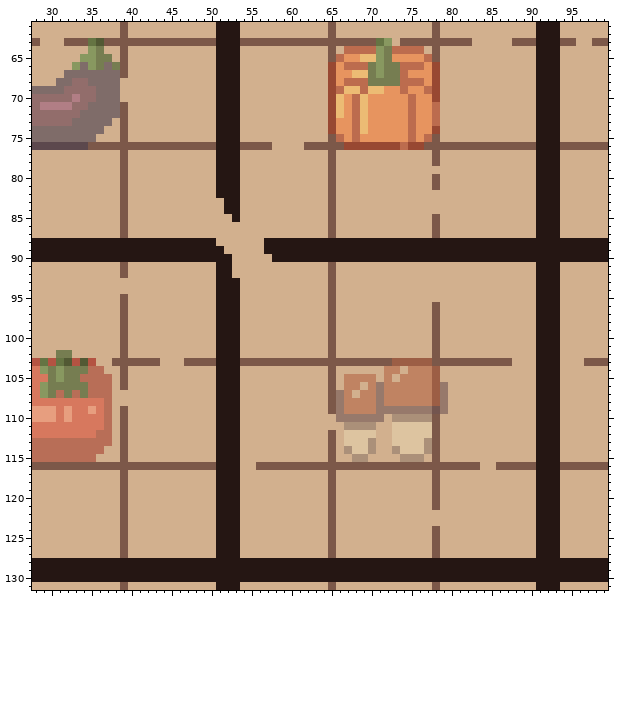
Two states of a pixel-art file, assets/sprites/parchment.aseprite. The picture above is the old version.
155x462 pixels, 1 frame. Shown: x 28..99, y 61..131.
The result:
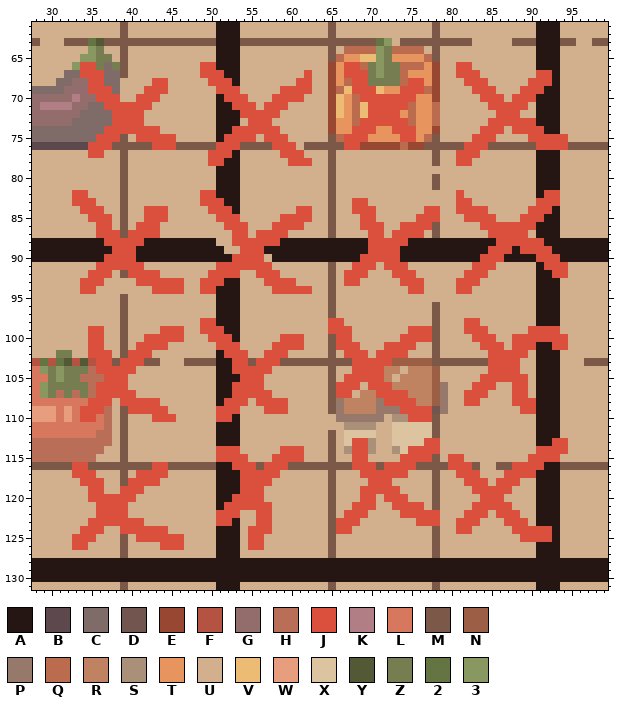
Palette (. is transparent): A #251613  B #5c484d  C #7f6c69  D #73554f  E #984832  F #b45342  G #926d6b  H #b86e57  J #db503d  K #b17e85  L #d7785e  M #7c5849  N #9c5e45  P #97796b  Q #bc6c4e  R #c08362  S #ab9079  T #e7945f  U #d2b08e  V #ecbb74  W #e79e7f  X #ddc4a0  Y #525934  Z #767d51  2 #657443  3 #889860
Difference:
layer "crosses" added
Changed rows in their new state; - is an unchanged pixel.
Layer "crosses":
first column x 34:
 66 JJ-------------JJ----------------JJ------------JJ------------
 67 JJJ------------JJJ----------J----JJJ-----------JJJ-------JJ--
 68 -JJ------JJ-----JJJ--------JJ-----JJ-----JJ-----JJJ-----JJJ--
 69 -JJJ----JJJ------JJJ-----JJJJ-----JJJ---JJJ------JJJ---JJJ---
 70 --JJJ--JJJ--------JJJ---JJJJ-------JJJJJJJ--------JJJ-JJJ----
 71 ---JJJJJJ----------JJJ-JJJ----------JJJJJ----------JJJJJ-----
 72 ----JJJJ------------JJJJJ-----------JJJJ------------JJJ------
 73 ----JJJJ-------------JJJ-----------JJJJJJ----------JJJJJJ----
 74 ---JJJJJJJ---------JJJJJJ---------JJJ--JJJ--------JJJ-JJJJ---
 75 --JJJ--JJJJJ------JJJJ-JJJ-------JJJ----JJ-------JJJ----JJJJJ
 76 -JJJ-----JJJ-----JJJ----JJJ------JJ-------------JJJ------JJJJ
 77 -JJ-------------JJJ------JJJ-------------------JJJ-----------
 78 ----------------JJ--------JJJ------------------JJ------------
first column x 33:
 82 JJ--------------JJ------------------------------J----------JJ-
 83 JJJ-------------JJJ----------------JJ-----------JJ--------JJJ-
 84 -JJJ-----JJJ-----JJJ--------JJ-----JJJ------JJ--JJJJ-----JJJ--
 85 --JJJ----JJJ------JJJ-----JJJJ------JJ-----JJJ---JJJJ---JJJ---
 86 ---JJ---JJJ--------JJJ---JJJJ-------JJJ--JJJJ------JJJJJJJ----
 87 ---JJJ-JJJJ---------JJ-JJJJ----------JJ-JJJJ--------JJJJJ-----
 88 ----JJJJJ-----------JJJJJJ-----------JJJJJ-----------JJJJJJ---
 89 -----JJJ-------------JJJ-------------JJJJ-----------JJJ-JJJJ--
 90 ----JJJJ------------JJJJ------------JJJJJ----------JJJ----JJJ-
 91 ---JJJJJJ---------JJJJJJJ----------JJJ-JJJ--------JJJ------JJJ
 92 --JJJ--JJJJ------JJJJ--JJJ--------JJJ---JJJ------JJJ--------JJ
 93 -JJJ----JJJJJJ--JJJ-----JJJJ------JJ-----JJJ----JJJ-----------
 94 -JJ-------JJJJ--JJ-------JJJJJ------------JJ----JJ------------
first column x 33:
 98 ----------------JJ--------------JJ---------------JJ-----------
 99 --JJ-------JJJ--JJJ-------------JJJ-------JJJ----JJJ-----JJJJ-
100 --JJ-----JJJJJ---JJJ------JJJ----JJ------JJJJ-----JJJ--JJJJJJJ
101 --JJ----JJJJ------JJJ----JJJJ----JJJ---JJJJ--------JJJ-JJJ--JJ
102 --JJJ--JJJ---------JJJ--JJJ-------JJJ-JJJJ----------JJJJJ-----
103 ---JJ-JJJ-----------JJ-JJJ---------JJJJJ------------JJJJ------
104 ---JJJJJ------------JJJJJ----------JJJJ-------------JJJJ------
105 ----JJJ--------------JJJ----------JJJJJ------------JJJJJJ-----
106 ---JJJJ-------------JJJJ---------JJJ-JJJ----------JJJ--JJ-----
107 ---JJJJJ------------JJJJJ--------JJ---JJJJ-------JJJ---JJ-----
108 --JJJ-JJJJJ--------JJJ-JJJJ------------JJJJ------JJ----JJJ----
109 -JJJ---JJJJJ------JJJ---JJJ--------------JJJJ-----------JJ----
110 -JJ-------JJJ-----JJ----------------------JJJ-----------------
113 -----------------------------------JJ-------JJ--------------JJ
114 ------------------JJJ-----JJJ------JJ-----JJJJ------------JJJJ
115 ------------------JJJJ---JJJJ------JJ----JJJJ--JJ--------JJJJ-
116 JJ--------JJ--------JJJ-JJJ--------JJJ-JJJJ----JJJ-----JJJJ---
117 JJJ-----JJJJ---------JJJJJ----------JJJJJJ------JJJ---JJJJ----
118 -JJJ---JJJJ----------JJJJ------------JJJ---------JJJ-JJJ------
119 --JJ--JJJ------------JJJ------------JJJJJ---------JJJJJ-------
120 --JJJJJJ------------JJJJ------------JJ-JJJ---------JJJ--------
121 ---JJJJ------------JJJJJJ----------JJJ--JJJJ------JJJJJ-------
122 ---JJJJ-----------JJJ--JJ---------JJJ----JJJJJ---JJJ-JJJ------
123 --JJJJJJJ---------JJ---JJ--------JJJ-------JJJ--JJJ---JJJ-----
124 -JJJ--JJJJJJ----------JJJ--------JJ-------------JJ-----JJJJJ--
125 JJJ-----JJJJJJ--------JJ--------------------------------JJJJ--
126 JJ---------JJJ--------JJ--------------------------------------
Where, in picture pixels (left, top, right, bottom), the same in both pictures:
changed: (80, 62, 176, 158)
changed: (200, 62, 312, 166)
changed: (344, 62, 568, 166)
changed: (72, 190, 568, 550)
